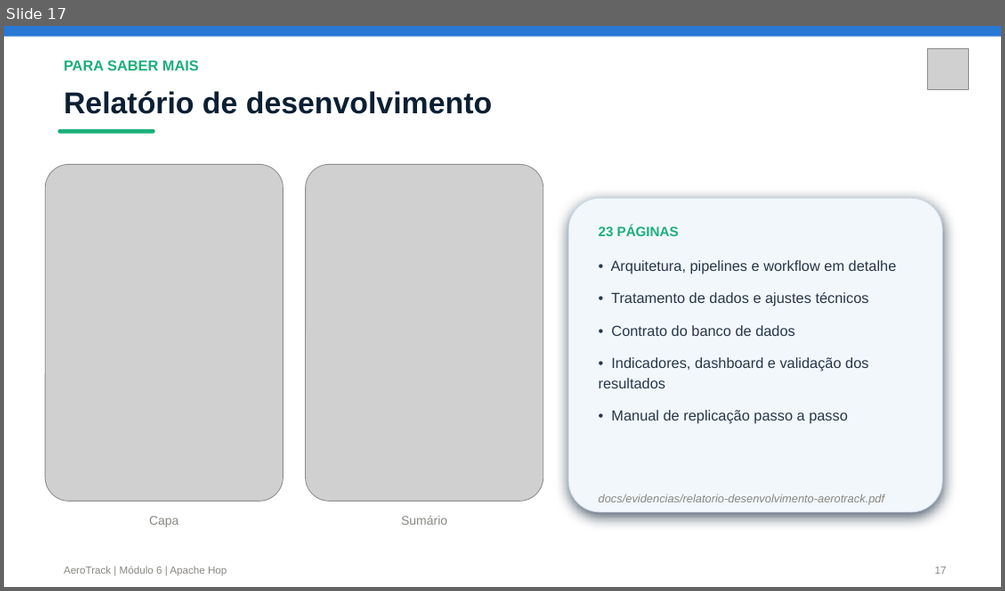
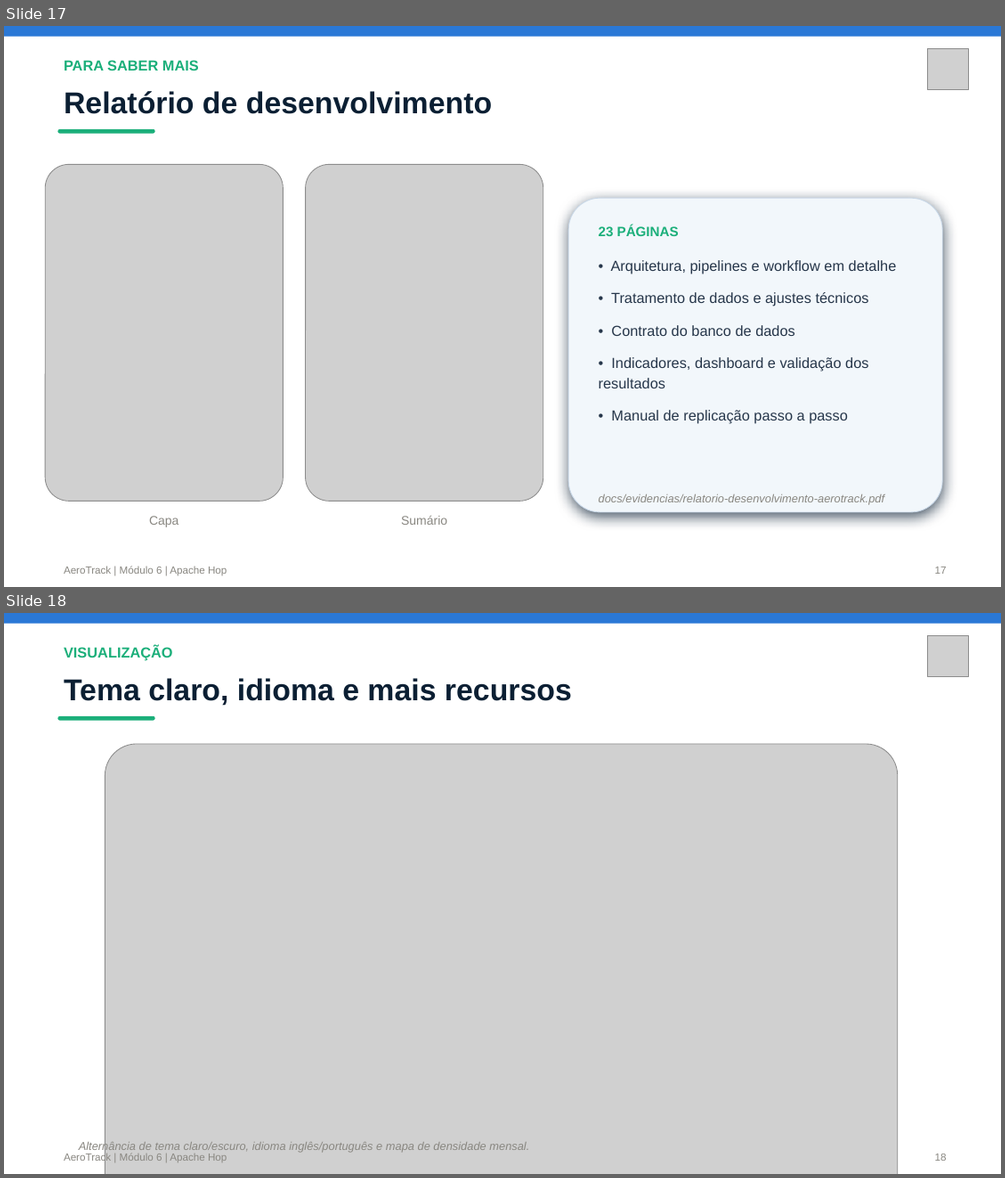
Before and after one commit to JulianaBallin/AeroTrack, a slide deck: docs/evidencias/AeroTrack-Apresentacao-Modulo6.pptx. Shown one above the other, each under a label of ours: slide 17 before the commit, slides 17 and 18 after it. The pictures are 1005x591 and 1005x1178 pixels, drawn with LibreOffice and Linux fonts; fonts in the diff are those of the drawing; grey boxes stand for pictures. Boxes give left, top, right and bottom in pixels: in the first picture for what was removed or moved away, otherwise in the second. Text is boxed around its words. In the diff, an @@ line names an element or a change of style, - is before the commit and + after.

Commit message:
docs(apresentacao): add a slide for the theme and language toggles
Insert a slide before the closing credits showing the dashboard in
light theme and Portuguese, so the presentation also demonstrates the
new toggles instead of only the dark English overview.

```diff
--- a/docs/evidencias/AeroTrack-Apresentacao-Modulo6.pptx
+++ b/docs/evidencias/AeroTrack-Apresentacao-Modulo6.pptx
@@ slide 18 added at box(4, 613, 1001, 1174), background #FFFFFF @@
@@ rectangle added at box(4, 613, 1001, 624), fill #2A78D6 @@
@@ picture added at box(928, 635, 969, 676) @@
@@ text added at box(64, 645, 173, 660), 14 pt, text #1BAF7A, bold @@
+VISUALIZAÇÃO
@@ text added at box(64, 678, 572, 706), 29 pt, text #0B1F33, bold @@
+Tema claro, idioma e mais recursos
@@ rounded rectangle added at box(57, 716, 155, 721), fill #1BAF7A @@
@@ picture added at box(105, 744, 898, 1174) @@
@@ text added at box(79, 1140, 529, 1151), 11 pt, text #898781, italic @@
+Alternância de tema claro/escuro, idioma inglês/português e mapa de densidade mensal.
@@ text added at box(64, 1152, 226, 1163), 10 pt, text #898781 @@
+AeroTrack | Módulo 6 | Apache Hop
@@ text added at box(935, 1153, 947, 1160), 10 pt, text #898781 @@
+18
```
Also in this commit, not shown: 1 other file.
